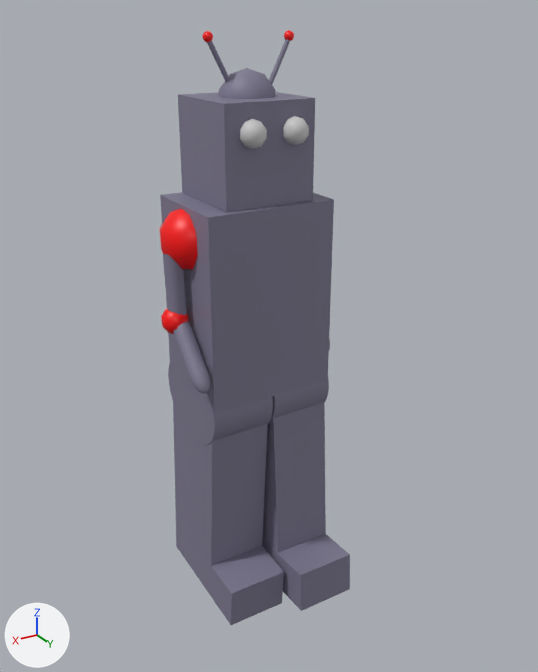
Before and after pictures for a commit that changed the COLLADA model src/resources/robot.dae.
Both versions are drawn from a 50 mm camera at (193.0, 311.0, 325.0) aimed at (-7.0, -21.0, 159.0). Arrows for +X, +Y and +Z are at lower left; the lights stay in place. Where no turn or scale is listed for an object, it has been applied to the vertices. Vertices at the same position are counted once.

Names of what the first picture shows: 'Cube', 'Cylinder.2', 'Guns', 'LeftShoulder', 'Sphere.4', 'body', 'eye', 'eye.1', 'foot2', 'forArm', 'head', 'leftHips', 'leg1', 'leg2', 'rightHips', 'tophead'.
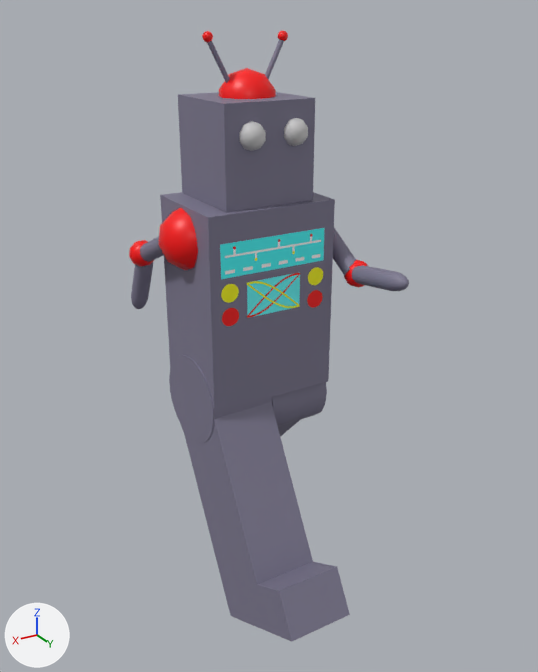
Changed parts and their boxes (x1, y1, x2, y2) in the pictures (538 x 672 px):
'body', reshaped
    before: (160, 192, 334, 413)
    after: (160, 192, 335, 413)
'leg1', turned
    before: (173, 403, 268, 566)
    after: (183, 402, 313, 584)
'Cube', turned
    before: (176, 518, 284, 625)
    after: (220, 562, 350, 641)
'leg2', turned
    before: (263, 403, 326, 553)
    after: (278, 420, 300, 436)
'leftHips', turned
    before: (168, 354, 273, 445)
    after: (169, 355, 272, 443)
'foot2', turned (not visible afterwards)
    before: (262, 534, 350, 611)
'forArm', turned
    before: (173, 321, 210, 394)
    after: (131, 262, 153, 309)
'LeftShoulder', turned
    before: (160, 209, 198, 270)
    after: (159, 208, 198, 270)
'rightHips', turned
    before: (268, 380, 329, 424)
    after: (272, 382, 327, 427)
'Guns', turned
    before: (163, 254, 187, 315)
    after: (140, 236, 164, 262)
'tophead', recoloured (grey to red)
    both: (219, 68, 276, 99)
'forArm.001', moved, turned
    before: (329, 338, 330, 350)
    after: (352, 266, 409, 291)
'Elbow', turned
    before: (161, 309, 189, 334)
    after: (129, 240, 154, 267)
'eye', moved
    before: (240, 119, 267, 149)
    after: (239, 121, 266, 151)
'eye.1', moved
    before: (283, 116, 309, 145)
    after: (284, 118, 308, 146)
'Guns.001', moved, turned (not visible before)
    after: (333, 228, 356, 276)
'Cylinder.2', moved
    before: (269, 39, 290, 84)
    after: (265, 39, 284, 79)
'Elbow.001', moved, turned (not visible before)
    after: (344, 260, 368, 288)
'Sphere.4', moved
    before: (284, 30, 294, 41)
    after: (278, 30, 288, 41)
part 1 of me_body, surface changed
    before: (162, 205, 214, 408)
    after: (162, 205, 214, 407)
part 2 of me_body, recoloured (grey to cyan)
    both: (213, 200, 334, 410)

Patch to the scene script:
```diff
--- a/src/resources/robot.dae.py
+++ b/src/resources/robot.dae.py
@@ img_texture2_jpg @@
+img_texture2_jpg = load_image('texture2.jpg', 'texture2.jpg', 1024, 1024, 'sRGB')
@@ mat_front @@
+mat_front = principled_material('front')
+mat_front.texture = img_texture2_jpg
+mat_front.roughness = 0.55
@@ me_tophead @@
 me_tophead.from_pydata(...)  # 42 vertices, 80 faces; spans x -14.1..14.1, y -13.5..13.5, z -14.9..14.9
-me_tophead.materials.append(mat_mat_4)  # picture img_texture_psd
+me_tophead.materials.append(mat_mat)  # red #ff0000
@@ me_body @@
 # used by ob_body; location = (4.5, -25.5, 186.4)
-me_body.from_pydata(...)  # 8 vertices, 12 faces; spans x -36.1..36.1, y -28.0..28.0, z -52.1..52.1
+me_body.from_pydata(...)  # 8 vertices, 12 faces; spans x -36.4..36.1, y -28.0..28.2, z -52.1..52.1
+# me_body part 1: 12 kept faces spanning x -36.4..36.1, y -28.0..28.2, z -52.1..52.1 get new texture (UV) coordinates
+# me_body part 2: 2 faces spanning x -36.4..36.1, y 28.0..28.2, z -52.1..52.1 switch from mat_mat_4 (picture img_texture_psd) to mat_front (picture img_texture2_jpg)
@@ ob_righthips @@
 ob_righthips.location = (-14.1, -26.2, 130.2)
-ob_righthips.rotation_euler = (1.362, -1.504, -1.363)  # degrees (78, -86, -78)
+ob_righthips.rotation_euler = (-1.551, -0.799, 1.556)  # degrees (-89, -46, 89)
@@ ob_eye @@
 ob_eye = bpy.data.objects.new('eye', me_eye)
-ob_eye.location = (14.8, 0.0, 274.4)
+ob_eye.location = (14.6, -1.2, 273.3)
@@ ob_eye_1 @@
 ob_eye_1 = bpy.data.objects.new('eye.1', me_eye_1)
-ob_eye_1.location = (-8.9, 0.0, 274.2)
+ob_eye_1.location = (-9.8, -1.9, 273.4)
@@ ob_sphere_4 @@
 ob_sphere_4 = bpy.data.objects.new('Sphere.4', me_sphere_4)
-ob_sphere_4.location = (-18.6, -21.8, 316.2)
+ob_sphere_4.location = (-14.9, -21.5, 316.2)
@@ ob_cylinder_2 @@
 ob_cylinder_2 = bpy.data.objects.new('Cylinder.2', me_cylinder_2)
-ob_cylinder_2.location = (-13.5, -21.6, 305.6)
+ob_cylinder_2.location = (-9.8, -21.4, 305.6)
@@ ob_lefthips @@
 ob_lefthips.location = (23.1, -26.2, 129.7)
-ob_lefthips.rotation_euler = (-1.402, -1.501, 1.405)  # degrees (-80, -86, 81)
+ob_lefthips.rotation_euler = (1.548, -1.051, -1.548)  # degrees (89, -60, -89)
@@ ob_leftshoulder @@
 ob_leftshoulder.location = (36.7, -25.8, 221.0)
-ob_leftshoulder.rotation_euler = (0.0594, 0.0, 0.0)  # degrees (3.4, 0, 0)
+ob_leftshoulder.rotation_euler = (-1.155, 0.0, 0.0)  # degrees (-66, 0, 0)
@@ ob_rightshoulder @@
 ob_rightshoulder = bpy.data.objects.new('RightShoulder', me_rightshoulder)
-ob_rightshoulder.location = (-27.3, -25.8, 221.0)
-ob_rightshoulder.rotation_euler = (-0.149, 0.0, 0.0)  # degrees (-8.5, 0, 0)
+ob_rightshoulder.location = (-30.6, -25.8, 221.0)
+ob_rightshoulder.rotation_euler = (1.017, 0.0, 0.0)  # degrees (58, 0, 0)
```
